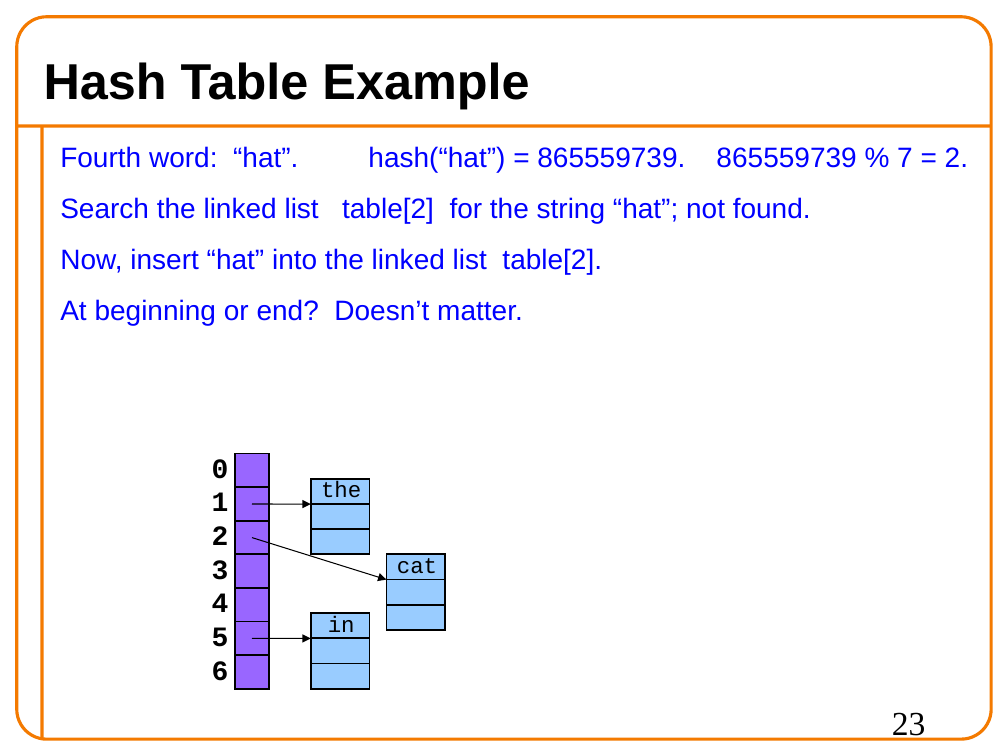
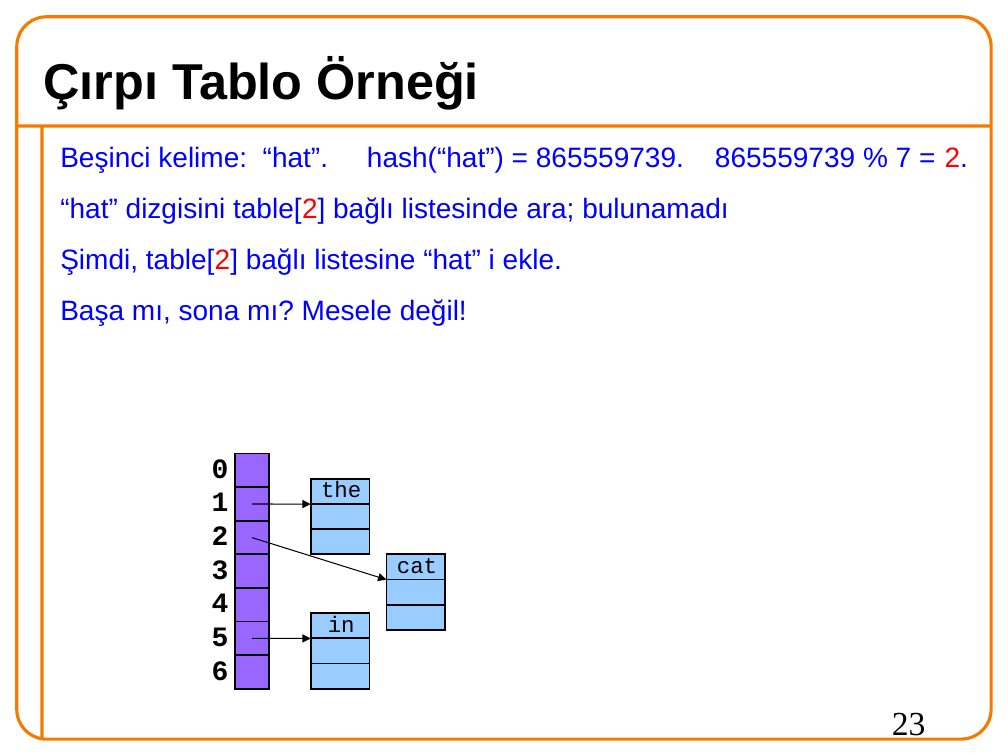
Before and after one commit to 19ceng/ceng201pro, a slide deck: slide 23 of 09hash.odp. Drawn at 1008x756 pixels with LibreOffice and Linux fonts; fonts in the diff are those of the drawing; background and template pictures are left out. Boxes give left, top, right and bottom in pixels: in the first picture for what was removed or moved away, otherwise in the second. Text is boxed around its words. In the diff, an @@ line names an element or a change of style, - is before the commit and + after.

Commit message:
09hash: OK

```diff
--- a/09hash.odp
+++ b/09hash.odp
@@ title at (44, 59, 479, 109): text changed @@
-Hash Table Example
+Çırpı Tablo Örneği
@@ text at (60, 146, 968, 325): text changed @@
-Fourth word: “hat”. hash(“hat”) = 865559739. 865559739 % 7 = 2.
-Search the linked list table[2] for the string “hat”; not found.
-Now, insert “hat” into the linked list table[2].
-At beginning or end? Doesn’t matter.
+Beşinci kelime: “hat”. hash(“hat”) = 865559739. 865559739 % 7 = 2.
+“hat” dizgisini table[2] bağlı listesinde ara; bulunamadı
+Şimdi, table[2] bağlı listesine “hat” i ekle.
+Başa mı, sona mı? Mesele değil!
```
Also in this commit, not shown: 25 other slides changed, 8 slides added, 8 slides removed, 1 other file.
